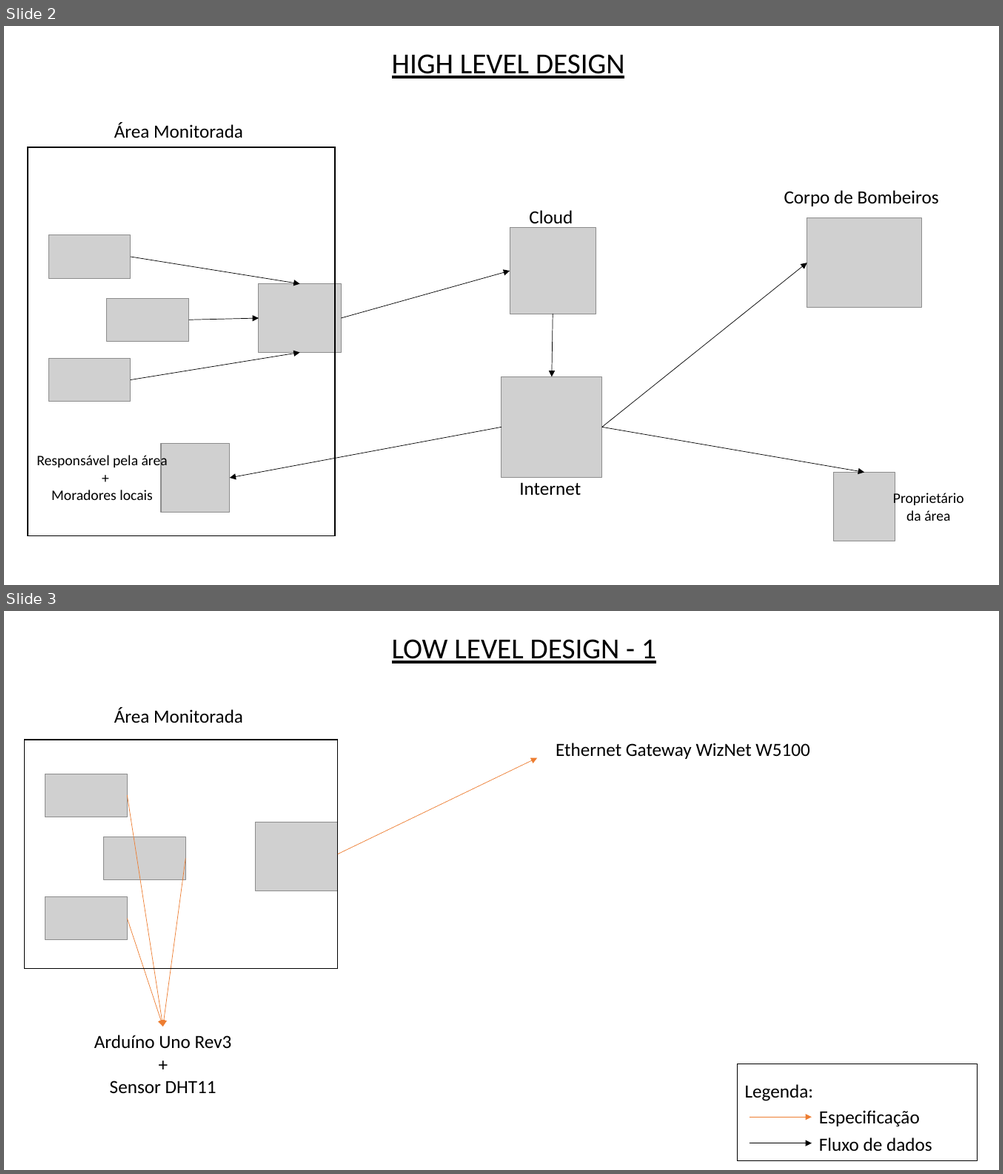
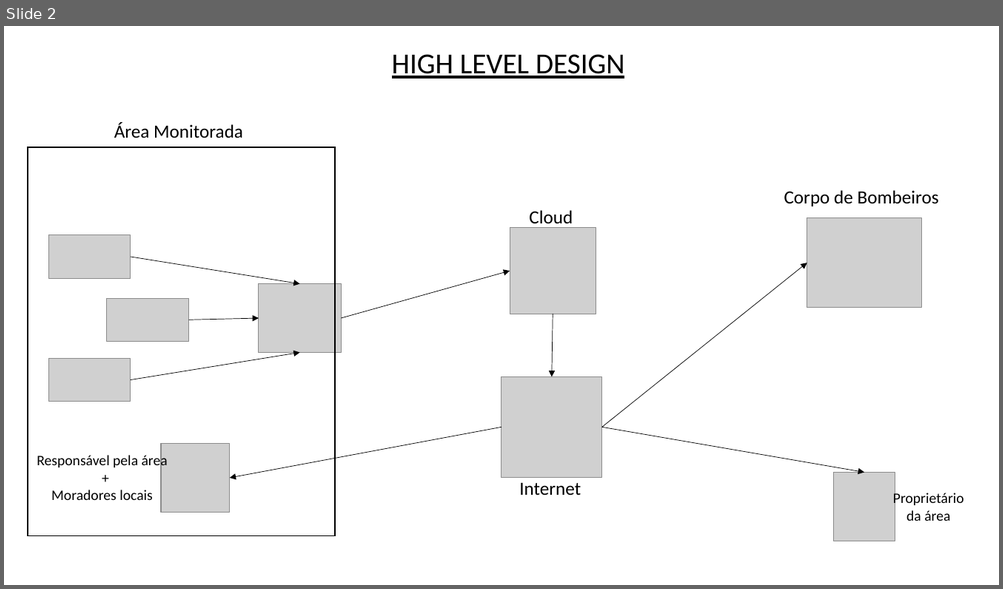
Before and after one commit to BandTec/sdpiar, a slide deck: documentacao/Tecnologia da Informação/Lúdico.HLD.LLD.pptx. Shown one above the other, each under a label of ours: slides 2 and 3 before the commit, slide 2 after it. The pictures are 1003x1174 and 1003x589 pixels, drawn with LibreOffice and Linux fonts; fonts in the diff are those of the drawing; grey boxes stand for pictures. Boxes give left, top, right and bottom in pixels: in the first picture for what was removed or moved away, otherwise in the second. Text is boxed around its words. In the diff, an @@ line names an element or a change of style, - is before the commit and + after.

```diff
--- a/documentacao/Tecnologia da Informação/Lúdico.HLD.LLD.pptx
+++ b/documentacao/Tecnologia da Informação/Lúdico.HLD.LLD.pptx
@@ slide 3 removed at box(4, 611, 999, 1170), background #FFFFFF @@
@@ text removed at box(392, 639, 656, 664) @@
-LOW LEVEL DESIGN - 1
@@ text removed at box(114, 708, 243, 723) @@
-Área Monitorada
@@ rectangle removed at box(25, 739, 338, 968) @@
@@ text removed at box(555, 743, 809, 759) @@
-Ethernet Gateway WizNet W5100
@@ arrow removed from (338, 854) to (537, 758) @@
@@ picture removed at box(45, 774, 127, 817) @@
@@ arrow removed from (127, 795) to (163, 1027) @@
@@ picture removed at box(256, 823, 338, 891) @@
@@ picture removed at box(104, 837, 186, 880) @@
@@ arrow removed from (185, 859) to (163, 1027) @@
@@ picture removed at box(45, 897, 127, 941) @@
@@ arrow removed from (127, 918) to (163, 1027) @@
@@ text removed at box(94, 1035, 232, 1094) @@
-Arduíno Uno Rev3
-+
-Sensor DHT11
@@ rectangle removed at box(737, 1065, 978, 1162) @@
@@ text removed at box(745, 1085, 814, 1102) @@
-Legenda:
@@ arrow removed from (749, 1118) to (811, 1118) @@
@@ text removed at box(819, 1111, 919, 1128) @@
-Especificação
@@ text removed at box(819, 1138, 932, 1152) @@
-Fluxo de dados
@@ arrow removed from (749, 1144) to (811, 1144) @@
```
Also in this commit, not shown: 3 slides changed, 1 other slide removed, 3 other files.
